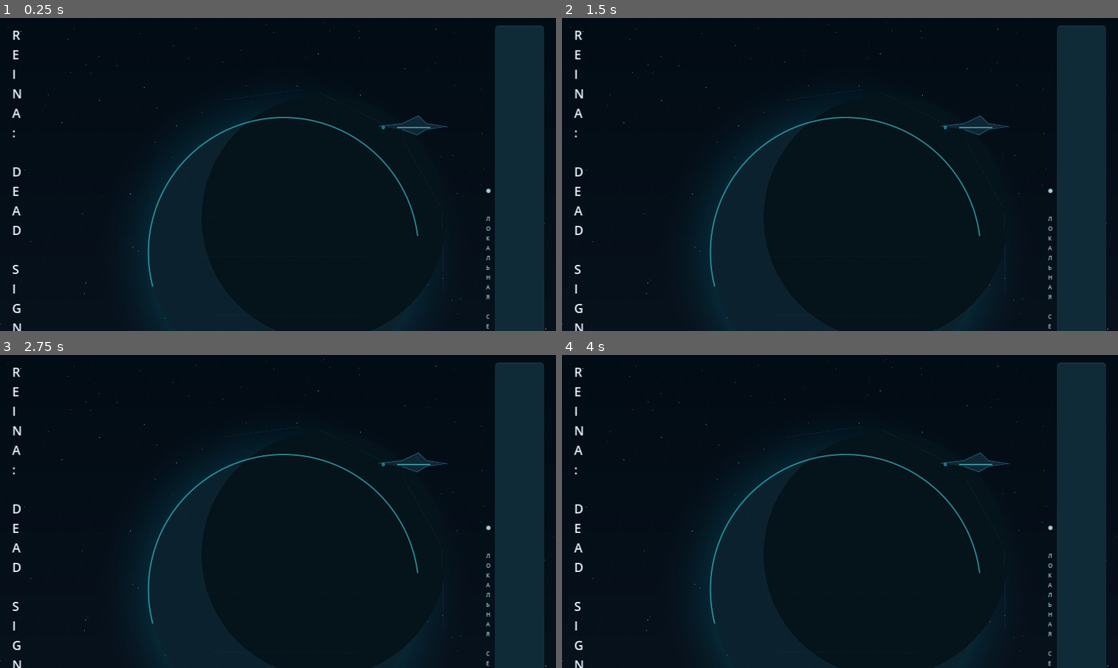
Above: before the commit, frames 1-4 (two rows, left to right).
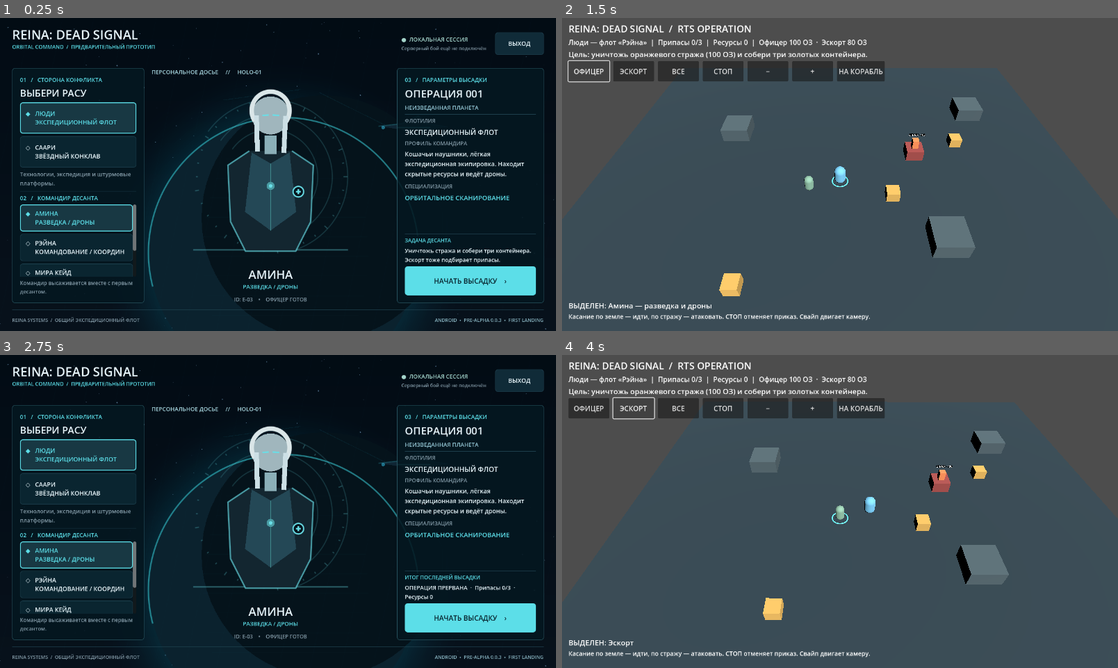
Above: after the commit, the same moments.

Repository: Ncorror/neko-dead-signal
Game: Godot game, scene res://tests/test_landing.tscn
Same seed, same stepped clock (60 frames per second), same inputs: the game is played once before the commit and once after it. This scene is started directly instead of the project's main scene.
Inputs (mouse positions are in pixels of both pictures, inside the frame that each line leads up to):
- Up to frame 1 (0.25 s): no input
- Up to frame 2 (1.5 s): click (1034, 280) at 0.5 s, where only the run after the commit has a clickable "НАЧАТЬ ВЫСАДКУ ›"; click (589, 71) at 1.25 s, where only the run after the commit has a clickable "ОФИЦЕР"
- Up to frame 3 (2.75 s): click (300, 408) at 2 s, where only the run after the commit has a clickable "НА КОРАБЛЬ"
- Up to frame 4 (4 s): click (1034, 617) at 2.75 s, where only the run after the commit has a clickable "НАЧАТЬ ВЫСАДКУ ›"; click (634, 408) at 3.5 s, where only the run after the commit has a clickable "ЭСКОРТ"

The runs differ from the first frame. In frame 1, 24% of the frame differs, in the area x 0-99%, y 2-100%; in frame 2, 100%, in the area x 0-100%, y 0-100%; in frame 3, 24%; in frame 4, 100%.
Error before the commit: Invalid access to property or key 'scene_changed' on a base object of type 'SceneTree'. (res://tests/test_landing.gd:31)
Error after the commit: Invalid access to property or key 'scene_changed' on a base object of type 'SceneTree'. (res://tests/test_landing.gd:35)

Commit message:
Fix orbital menu sizing and require confirmation before exiting

Diff:
--- a/client/project.godot
+++ b/client/project.godot
@@ -11,6 +11,7 @@
 window/size/viewport_width=1280
 window/size/viewport_height=720
 window/stretch/mode="canvas_items"
+window/stretch/aspect="expand"
 
 [input_devices]
 pointing/emulate_mouse_from_touch=false
--- a/client/scripts/main.gd
+++ b/client/scripts/main.gd
@@ -94,6 +94,8 @@
 var faction_details: Label
 var selected_fleet: Label
 var cta: Button
+var close_button: Button
+var exit_dialog: ConfirmationDialog
 
 func _ready() -> void:
     faction_index = GameState.faction_index
@@ -125,9 +127,22 @@
     var root := VBoxContainer.new()
     root.add_theme_constant_override("separation", 15)
     margins.add_child(root)
+    _build_exit_dialog()
     _build_header(root)
     _build_content(root)
     _build_footer(root)
+
+func _build_exit_dialog() -> void:
+    exit_dialog = ConfirmationDialog.new()
+    exit_dialog.title = "Выход из игры"
+    exit_dialog.dialog_text = "Завершить игру?"
+    exit_dialog.ok_button_text = "Выйти"
+    exit_dialog.cancel_button_text = "Остаться"
+    exit_dialog.confirmed.connect(func() -> void: get_tree().quit())
+    add_child(exit_dialog)
+
+func _confirm_exit() -> void:
+    exit_dialog.popup_centered(Vector2i(420, 180))
 
 func _build_header(parent: VBoxContainer) -> void:
     var header := HBoxContainer.new()
@@ -136,13 +151,11 @@
     parent.add_child(header)
 
     var brand := VBoxContainer.new()
+    brand.size_flags_horizontal = Control.SIZE_EXPAND_FILL
     brand.add_theme_constant_override("separation", 0)
     header.add_child(brand)
     brand.add_child(_label("REINA: DEAD SIGNAL", 29, WHITE, true))
     brand.add_child(_label("ORBITAL COMMAND  /  ПРЕДВАРИТЕЛЬНЫЙ ПРОТОТИП", 12, CYAN))
-    var stretch := Control.new()
-    stretch.size_flags_horizontal = Control.SIZE_EXPAND_FILL
-    header.add_child(stretch)
 
     var status := VBoxContainer.new()
     status.alignment = BoxContainer.ALIGNMENT_CENTER
@@ -150,9 +163,10 @@
     status.add_child(_label("●  ЛОКАЛЬНАЯ СЕССИЯ", 13, Color("#a5d5cb")))
     status.add_child(_label("Серверный бой ещё не подключён", 11, MUTED))
 
-    var close_button := _button("ВЫХОД", false, 82)
+    close_button = _button("ВЫХОД", false, 52)
     close_button.custom_minimum_size = Vector2(112, 52)
-    close_button.pressed.connect(func() -> void: get_tree().quit())
+    close_button.size_flags_vertical = Control.SIZE_SHRINK_CENTER
+    close_button.pressed.connect(_confirm_exit)
     header.add_child(close_button)
 
 func _build_content(parent: VBoxContainer) -> void:
@@ -163,9 +177,7 @@
 
     var left := _panel(row, 304)
     left.add_child(_label("01   /   СТОРОНА КОНФЛИКТА", 13, CYAN))
-    left.add_child(_gap(5))
     left.add_child(_label("ВЫБЕРИ РАСУ", 22, WHITE, true))
-    left.add_child(_gap(7))
     for i in range(FACTIONS.size()):
         var b := _button("", false, 72)
         b.alignment = HORIZONTAL_ALIGNMENT_LEFT
@@ -174,14 +186,10 @@
         left.add_child(b)
     faction_details = _label("", 13, MUTED)
     faction_details.autowrap_mode = TextServer.AUTOWRAP_WORD_SMART
-    faction_details.custom_minimum_size.y = 50
+    faction_details.custom_minimum_size.y = 42
     left.add_child(faction_details)
-    left.add_child(_gap(7))
     left.add_child(_rule())
-    left.add_child(_gap(10))
     left.add_child(_label("02   /   КОМАНДИР ДЕСАНТА", 13, CYAN))
-    left.add_child(_label("ОФИЦЕР", 21, WHITE, true))
-    left.add_child(_gap(7))
     var scroll := ScrollContainer.new()
     scroll.custom_minimum_size = Vector2(0, 136)
     scroll.size_flags_vertical = Control.SIZE_EXPAND_FILL
@@ -197,7 +205,7 @@
         b.pressed.connect(_select_officer.bind(i))
         officer_buttons.append(b)
         officer_list.add_child(b)
-    left.add_child(_label("Командир высаживается вместе с первым десантом.", 12, MUTED))
+    left.add_child(_label("Командир высаживается вместе с первым десантом.", 12, MUTED, false, true))
 
     var center := VBoxContainer.new()
     center.size_flags_horizontal = Control.SIZE_EXPAND_FILL
@@ -226,35 +234,28 @@
 
     var right := _panel(row, 338)
     right.add_child(_label("03   /   ПАРАМЕТРЫ ВЫСАДКИ", 13, CYAN))
-    right.add_child(_gap(5))
     right.add_child(_label("ОПЕРАЦИЯ 001", 24, WHITE, true))
     right.add_child(_label("НЕИЗВЕДАННАЯ ПЛАНЕТА", 13, Color("#95c7d5")))
-    right.add_child(_gap(13))
     right.add_child(_rule())
-    right.add_child(_gap(14))
     right.add_child(_label("ФЛОТИЛИЯ", 12, MUTED))
     selected_fleet = _label("", 16, WHITE)
     right.add_child(selected_fleet)
-    right.add_child(_gap(15))
     right.add_child(_label("ПРОФИЛЬ КОМАНДИРА", 12, MUTED))
     hero_bio = _label("", 14, WHITE)
     hero_bio.autowrap_mode = TextServer.AUTOWRAP_WORD_SMART
-    hero_bio.custom_minimum_size.y = 89
+    hero_bio.custom_minimum_size.y = 70
     right.add_child(hero_bio)
-    right.add_child(_gap(7))
     right.add_child(_label("СПЕЦИАЛИЗАЦИЯ", 12, MUTED))
     hero_perk = _label("", 15, CYAN, true)
     right.add_child(hero_perk)
     right.add_child(_stretch())
     right.add_child(_rule())
-    right.add_child(_gap(12))
     if GameState.last_report.is_empty():
         right.add_child(_label("ЗАДАЧА ДЕСАНТА", 12, CYAN))
-        right.add_child(_label("Уничтожь стража и собери три контейнера. Эскорт тоже подбирает припасы.", 13, WHITE))
+        right.add_child(_label("Уничтожь стража и собери три контейнера. Эскорт тоже подбирает припасы.", 13, WHITE, false, true))
     else:
         right.add_child(_label("ИТОГ ПОСЛЕДНЕЙ ВЫСАДКИ", 12, CYAN))
-        right.add_child(_label(GameState.last_report, 13, WHITE))
-    right.add_child(_gap(10))
+        right.add_child(_label(GameState.last_report, 13, WHITE, false, true))
     cta = _button("НАЧАТЬ ВЫСАДКУ    ›", true, 67)
     cta.pressed.connect(_deploy)
     right.add_child(cta)
@@ -267,13 +268,15 @@
     parent.add_child(footer)
     footer.add_child(_label("REINA SYSTEMS  /  ОБЩИЙ ЭКСПЕДИЦИОННЫЙ ФЛОТ", 11, MUTED))
     footer.add_child(_stretch_horizontal())
-    footer.add_child(_label("ANDROID  •  PRE-ALPHA 0.0.2  •  FIRST LANDING", 11, Color("#87b2bf")))
+    footer.add_child(_label("ANDROID  •  PRE-ALPHA 0.0.3  •  FIRST LANDING", 11, Color("#87b2bf")))
 
 func _panel(parent: HBoxContainer, minimum_width: float) -> VBoxContainer:
     var outer := PanelContainer.new()
     outer.custom_minimum_size.x = minimum_width
     outer.size_flags_vertical = Control.SIZE_EXPAND_FILL
-    outer.add_theme_stylebox_override("panel", _style(Color(0.015, 0.09, 0.125, 0.88), Color("#2a5864"), 1))
+    var panel_style := _style(Color(0.015, 0.09, 0.125, 0.88), Color("#2a5864"), 1)
+    panel_style.set_content_margin_all(0.0)
+    outer.add_theme_stylebox_override("panel", panel_style)
     parent.add_child(outer)
     var inset := MarginContainer.new()
     for side in ["left", "top", "right", "bottom"]:
@@ -311,12 +314,12 @@
     b.add_theme_stylebox_override("focus", _style(Color.TRANSPARENT, CYAN, 2))
     return b
 
-func _label(caption: String, font_size: int, color: Color, strong: bool = false) -> Label:
+func _label(caption: String, font_size: int, color: Color, strong: bool = false, wrap: bool = false) -> Label:
     var l := Label.new()
     l.text = caption
     l.add_theme_font_size_override("font_size", font_size)
     l.add_theme_color_override("font_color", color)
-    l.autowrap_mode = TextServer.AUTOWRAP_WORD_SMART
+    l.autowrap_mode = TextServer.AUTOWRAP_WORD_SMART if wrap else TextServer.AUTOWRAP_OFF
     if strong:
         l.add_theme_constant_override("outline_size", 1)
         l.add_theme_color_override("font_outline_color", Color("#081522"))
--- a/client/tests/test_landing.gd
+++ b/client/tests/test_landing.gd
@@ -16,6 +16,9 @@
         op._physics_process(1.0 / 60.0)
 
 func _touch(pos: Vector2) -> void:
+    if not get_viewport().get_visible_rect().has_point(pos):
+        _check(false, "tap target is outside the visible viewport " + str(pos))
+        return
     for down in [true, false]:
         var tap := InputEventScreenTouch.new()
         tap.index = 0
@@ -26,10 +29,12 @@
 func _run() -> void:
     var tree := get_tree()
     # Keep this driver alive while the actual game scenes change.
+    tree.root.size = Vector2i(1280, 720)
     tree.current_scene = null
     tree.change_scene_to_file("res://scenes/main.tscn")
     await tree.scene_changed
-    await tree.process_frame
+    for frame in range(20):
+        await tree.process_frame
     var menu = tree.current_scene
     _touch(menu.faction_buttons[1].get_global_rect().get_center())
     _check(menu.faction_index == 1, "touch must select the Saari fleet")
--- /dev/null
+++ b/client/tests/test_menu_layout.gd
@@ -0,0 +1,63 @@
+extends Node
+## Reproduce the tall exit hitbox after containers have finished sorting.
+
+var failures := 0
+
+func _ready() -> void:
+    call_deferred("_run")
+
+func _check(ok: bool, message: String) -> void:
+    if not ok:
+        failures += 1
+        push_error("RTS_MENU_TEST_FAIL " + message)
+
+func _settle() -> void:
+    for frame in range(20):
+        await get_tree().process_frame
+
+func _touch(view: Viewport, at: Vector2) -> void:
+    _check(view.get_visible_rect().has_point(at), "tap must be inside the visible viewport")
+    for down in [true, false]:
+        var tap := InputEventScreenTouch.new()
+        tap.position = at
+        tap.pressed = down
+        view.push_input(tap, true)
+
+func _tap(button: Button) -> void:
+    _touch(button.get_viewport(), button.get_global_rect().get_center())
+
+func _run() -> void:
+    var tree := get_tree()
+    tree.current_scene = null
+    for resolution in [Vector2i(1280, 720), Vector2i(2048, 945), Vector2i(2400, 1080), Vector2i(1024, 600)]:
+        tree.root.size = resolution
+        tree.change_scene_to_file("res://scenes/main.tscn")
+        await tree.scene_changed
+        await _settle()
+        var menu = tree.current_scene
+        var bounds := get_viewport().get_visible_rect()
+        _check(menu.close_button.size.y <= 60, "exit button expanded vertically at " + str(resolution))
+        for button in [menu.close_button, menu.cta, menu.faction_buttons[0], menu.faction_buttons[1]]:
+            _check(bounds.encloses(button.get_global_rect()), "button off-screen: " + button.text)
+        _check(bounds.encloses(menu.hero_call.get_global_rect()), "officer info off-screen")
+        for label in menu.find_children("*", "Label", true, false):
+            if label.text == "REINA: DEAD SIGNAL":
+                _check(label.size.y < 60 and label.size.x > 320, "title wraps into a vertical column")
+        for ratio in [0.25, 0.5, 0.7]:
+            _touch(get_viewport(), Vector2(bounds.end.x - 60, bounds.size.y * ratio))
+            await tree.process_frame
+            _check(not menu.exit_dialog.visible and tree.current_scene == menu, "side tap opened exit or left menu")
+        _tap(menu.close_button)
+        await tree.process_frame
+        _check(menu.exit_dialog.visible, "exit needs confirmation")
+        _tap(menu.exit_dialog.get_cancel_button())
+        await tree.process_frame
+        _check(not menu.exit_dialog.visible and tree.current_scene == menu, "cancel must keep the game open")
+        _tap(menu.faction_buttons[1])
+        await _settle()
+        _check(menu.faction_index == 1, "visible fleet button must work")
+        _check(bounds.encloses(menu.cta.get_global_rect()), "Saari deploy button off-screen")
+        print("RTS_MENU_LAYOUT resolution=", resolution, " exit=", menu.close_button.get_global_rect(), " deploy=", menu.cta.get_global_rect())
+    if failures == 0:
+        print("RTS_MENU_TEST_PASS")
+    tree.quit(0 if failures == 0 else 1)
--- /dev/null
+++ b/client/tests/test_menu_layout.tscn
@@ -0,0 +1,6 @@
+[gd_scene load_steps=2 format=3]
+
+[ext_resource type="Script" path="res://tests/test_menu_layout.gd" id="1"]
+
+[node name="MenuLayoutRegression" type="Node"]
+script = ExtResource("1")
Not shown, changed: client/export_presets.cfg
Not shown, changed: docs/AUDIT_PURE_RTS_2026-11-02.md
Not shown, changed: docs/RTS_SQUAD_ANDROID_TESTBOOK_v0.1.md
